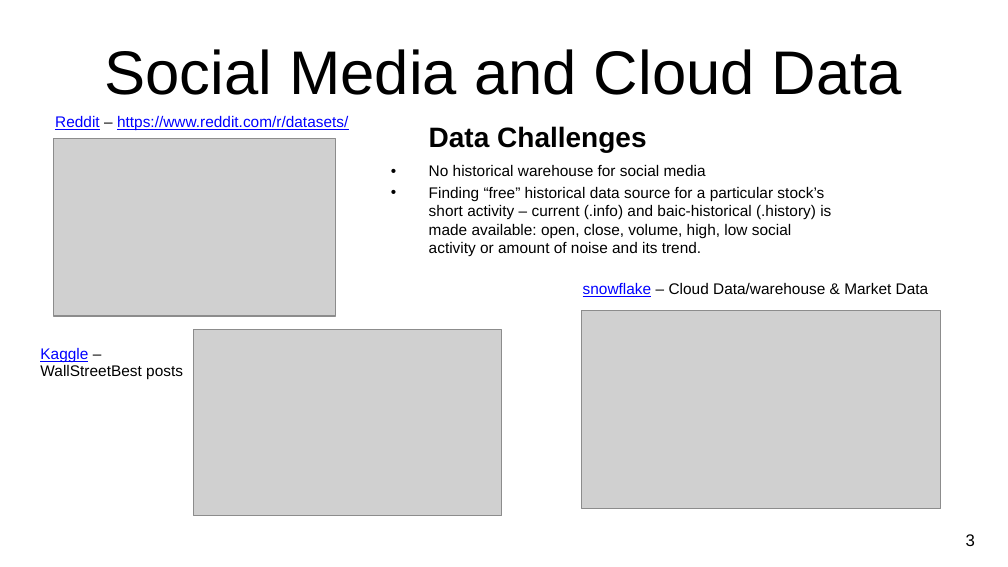
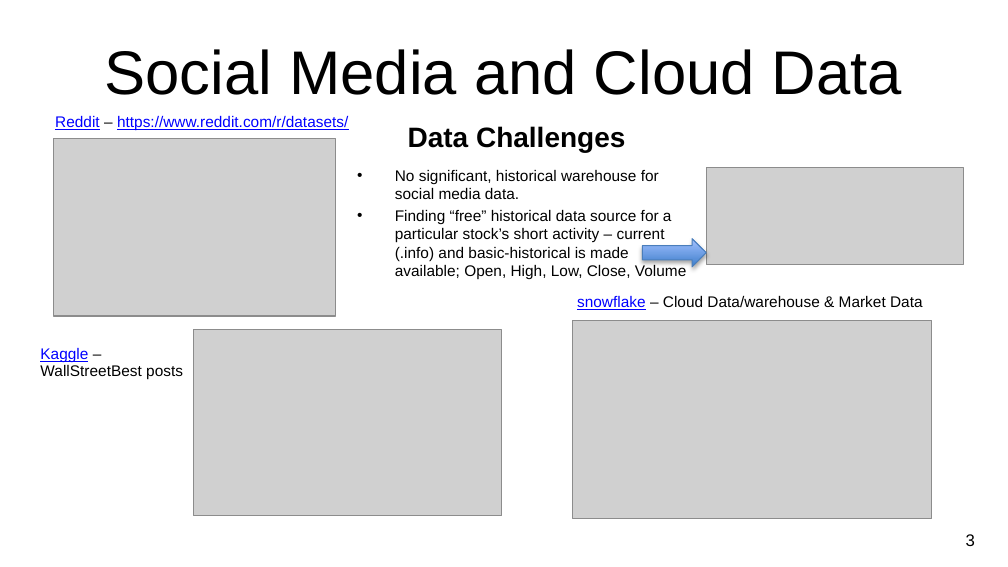
Before and after one commit to CCC-GH/FinalProject-Stock, a slide deck: slide 4 of NU-FinalProject_Stocks.pptx. Drawn at 1008x567 pixels with LibreOffice and Linux fonts; fonts in the diff are those of the drawing; grey boxes stand for pictures; background and template pictures are left out. Boxes give left, top, right and bottom in pixels: in the first picture for what was removed or moved away, otherwise in the second. Text is boxed around its words. In the diff, an @@ line names an element or a change of style, - is before the commit and + after.

Commit message:
ppt update

```diff
--- a/NU-FinalProject_Stocks.pptx
+++ b/NU-FinalProject_Stocks.pptx
@@ text "Data Challenges" moved from (x1=429, y1=126, x2=646, y2=152) to (x1=408, y1=126, x2=625, y2=152) @@
@@ text at (x1=395, y1=170, x2=686, y2=279): text changed @@
-• No historical warehouse for social media
-• Finding “free” historical data source for a particular stock’s short activity – current (.info) and baic-historical (.history) is made available: open, close, volume, high, low social activity or amount of noise and its trend.
+• No significant, historical warehouse for social media data.
+• Finding “free” historical data source for a particular stock’s short activity – current (.info) and basic-historical is made available; Open, High, Low, Close, Volume
@@ picture added at (x1=707, y1=167, x2=964, y2=264) @@
@@ right arrow added at (x1=642, y1=239, x2=706, y2=267), fill gradient #3F80CE to #A4C4FF, outline #4B7EBC 0.75 pt @@
@@ text "snowflake – Cloud Data/warehouse & ..." moved from (x1=583, y1=283, x2=929, y2=297) to (x1=577, y1=296, x2=923, y2=310) @@
@@ picture moved from (x1=582, y1=310, x2=940, y2=509) to (x1=573, y1=321, x2=931, y2=519) @@
```
Also in this commit, not shown: 3 other slides changed, 5 other files.
